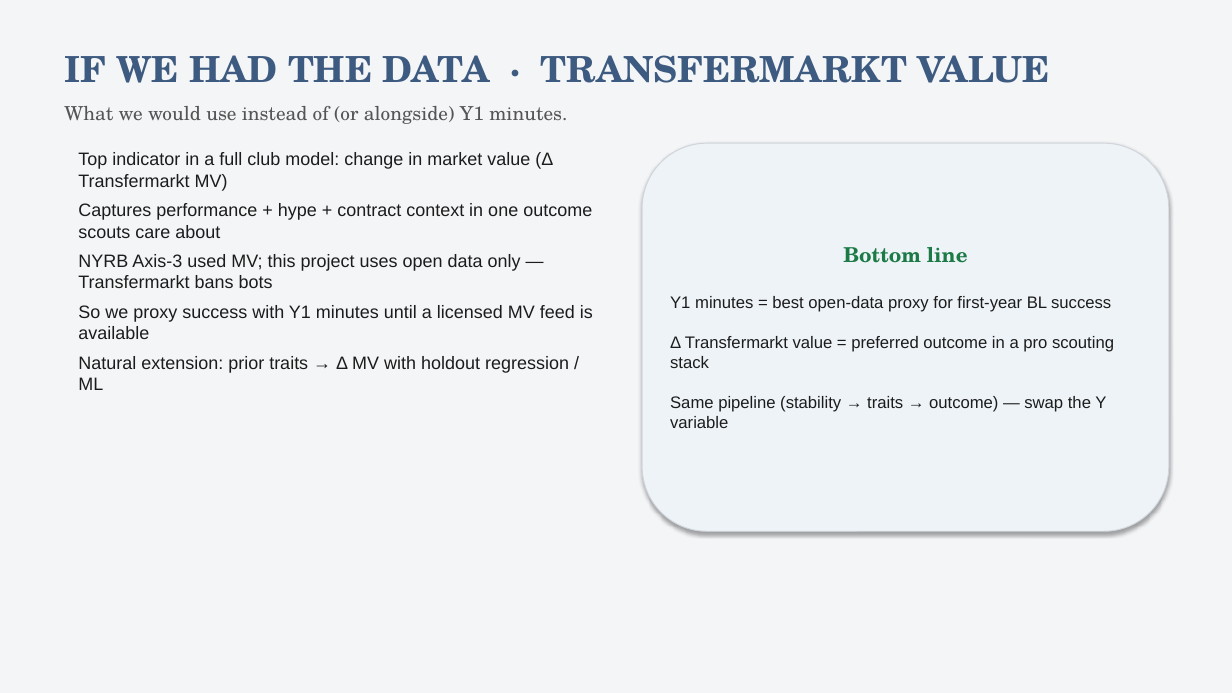
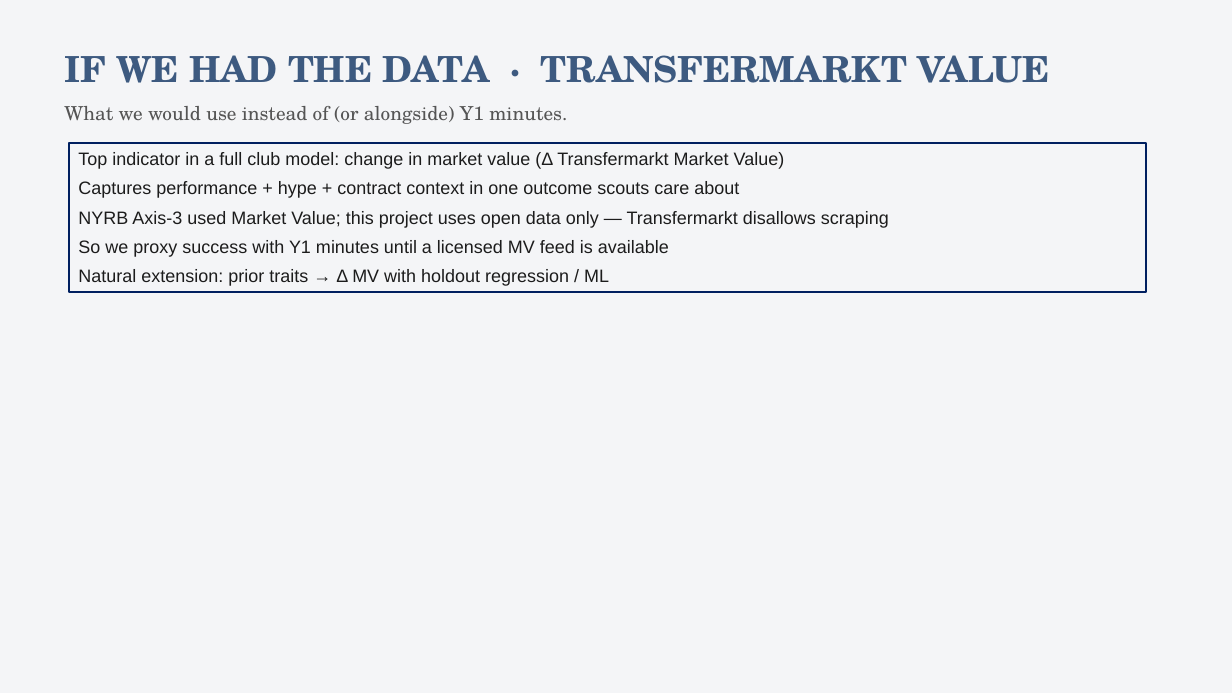
Before and after one commit to colbymorris08/bundesliga-transfer-traits, a slide deck: slide 21 of bundesliga_transfer_traits.pptx (slide 16 before the commit). Drawn at 1232x693 pixels with LibreOffice and Linux fonts; fonts in the diff are those of the drawing. Boxes give left, top, right and bottom in pixels: in the first picture for what was removed or moved away, otherwise in the second. Text is boxed around its words. In the diff, an @@ line names an element or a change of style, - is before the commit and + after.

```diff
--- a/bundesliga_transfer_traits.pptx
+++ b/bundesliga_transfer_traits.pptx
@@ rectangle "Top indicator in a full ...": place and size @@
-rectangle "Top indicator in a full ..." at [78, 152, 593, 390]
+rectangle "Top indicator in a full ..." at [69, 143, 1146, 293]
@@ rectangle "Top indicator in a full ..." at [69, 143, 1146, 293]: outline none to #002060 1.5 pt @@
@@ rounded rectangle removed at [642, 143, 1169, 531] @@
-Bottom line
-Y1 minutes = best open-data proxy for first-year BL success
-Δ Transfermarkt value = preferred outcome in a pro scouting stack
-Same pipeline (stability → traits → outcome) — swap the Y variable
@@ text in rectangle at [78, 152, 785, 169]: text changed @@
-Top indicator in a full club model: change in market value (Δ Transfermarkt MV)
+Top indicator in a full club model: change in market value (Δ Transfermarkt Market Value)
@@ text in rectangle at [78, 211, 889, 228]: text changed @@
-NYRB Axis-3 used MV; this project uses open data only — Transfermarkt bans bots
+NYRB Axis-3 used Market Value; this project uses open data only — Transfermarkt disallows scraping
```
Also in this commit, not shown: 19 other slides changed, 1 slide added, 2 slides removed.
